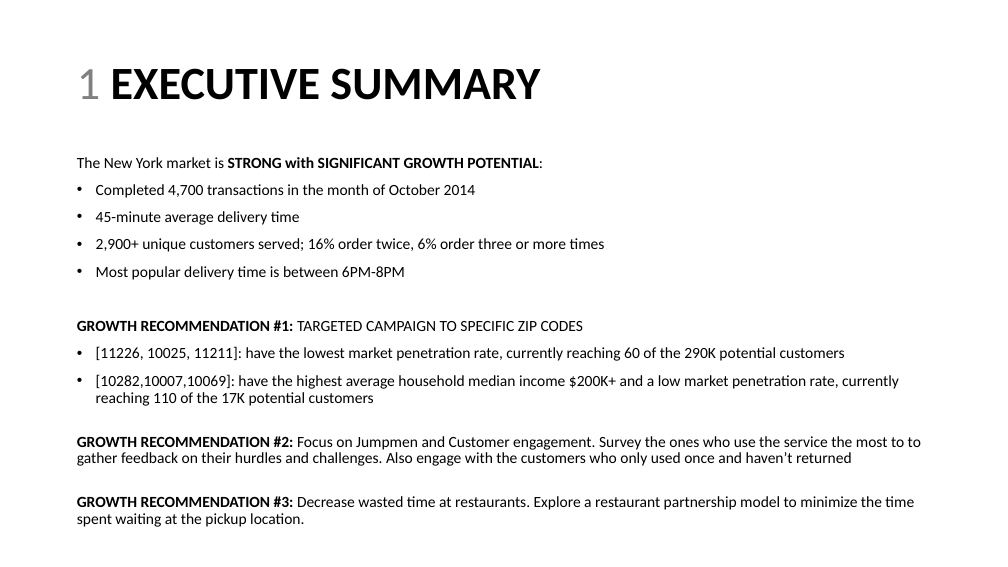
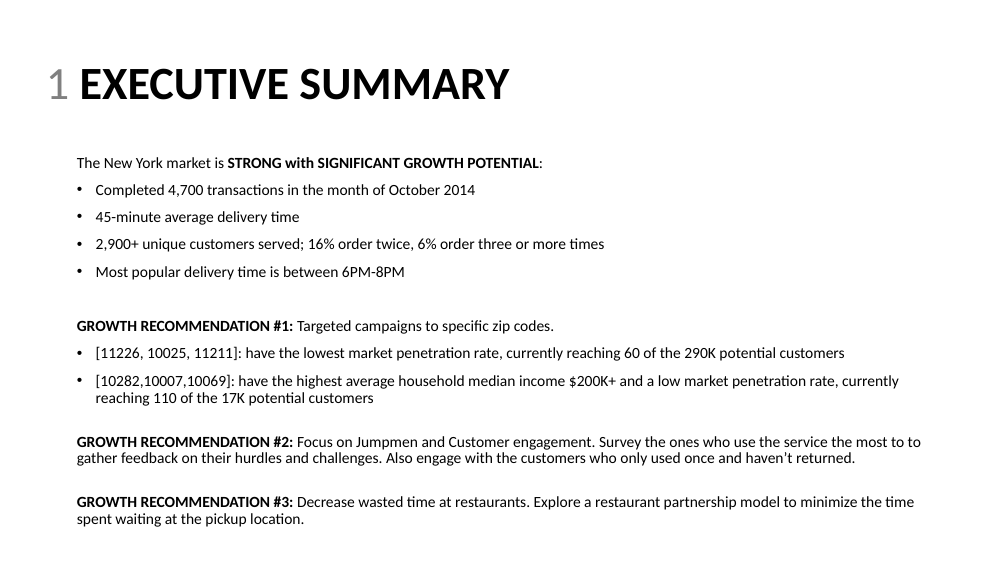
Before and after one commit to sstarkjr/PM_MarketAnalysis, a slide deck: slide 3 of Stephen_Stark_Analysis.pptx. Drawn at 1008x567 pixels with LibreOffice and Linux fonts; fonts in the diff are those of the drawing. Boxes give left, top, right and bottom in pixels: in the first picture for what was removed or moved away, otherwise in the second. Text is boxed around its words. In the diff, an @@ line names an element or a change of style, - is before the commit and + after.

```diff
--- a/Stephen_Stark_Analysis.pptx
+++ b/Stephen_Stark_Analysis.pptx
@@ title "1 EXECUTIVE SUMMARY": place and size @@
-title "1 EXECUTIVE SUMMARY" at [77, 68, 540, 100]
+title "1 EXECUTIVE SUMMARY" at [46, 68, 509, 100]
@@ text at [77, 320, 554, 334]: text changed @@
-GROWTH RECOMMENDATION #1: TARGETED CAMPAIGN TO SPECIFIC ZIP CODES
+GROWTH RECOMMENDATION #1: Targeted campaigns to specific zip codes.
@@ text at [77, 436, 921, 466]: text changed @@
-GROWTH RECOMMENDATION #2: Focus on Jumpmen and Customer engagement. Survey the ones who use the service the most to to gather feedback on their hurdles and challenges. Also engage with the customers who only used once and haven’t returned
+GROWTH RECOMMENDATION #2: Focus on Jumpmen and Customer engagement. Survey the ones who use the service the most to to gather feedback on their hurdles and challenges. Also engage with the customers who only used once and haven’t returned.
```
Also in this commit, not shown: 14 other slides changed, 4 slides added, 5 slides removed, 1 other file.
